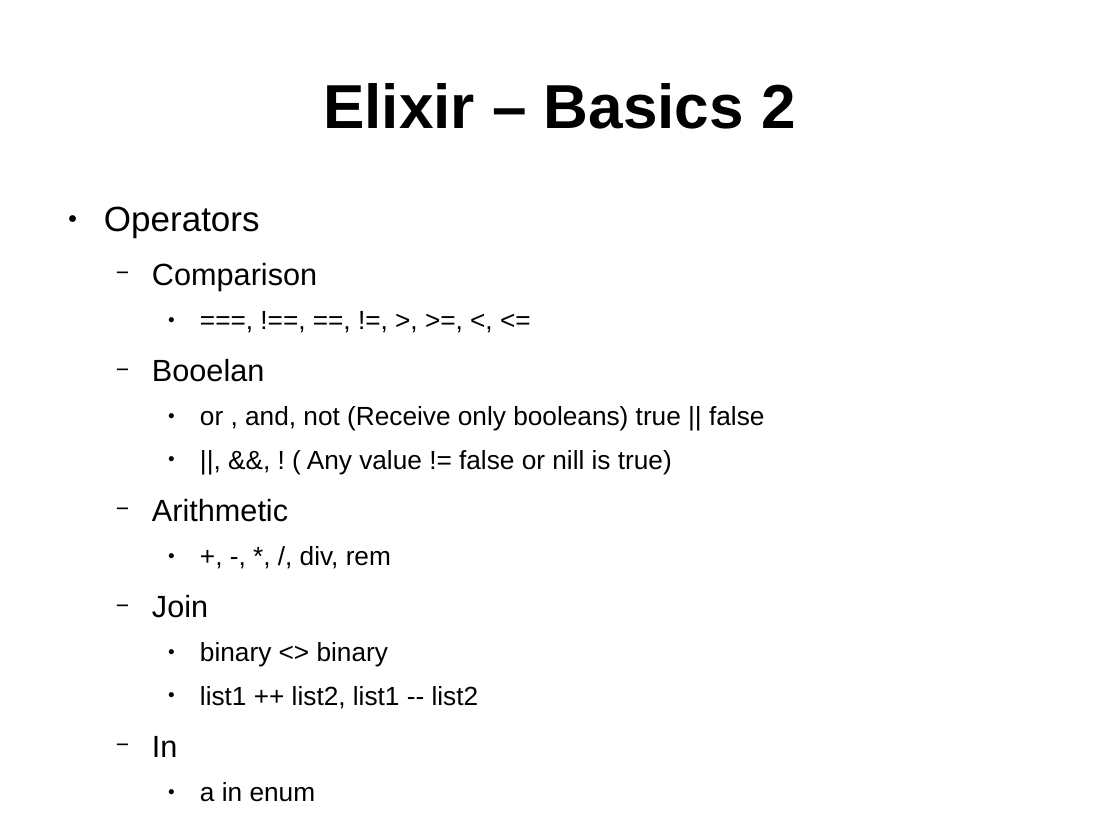
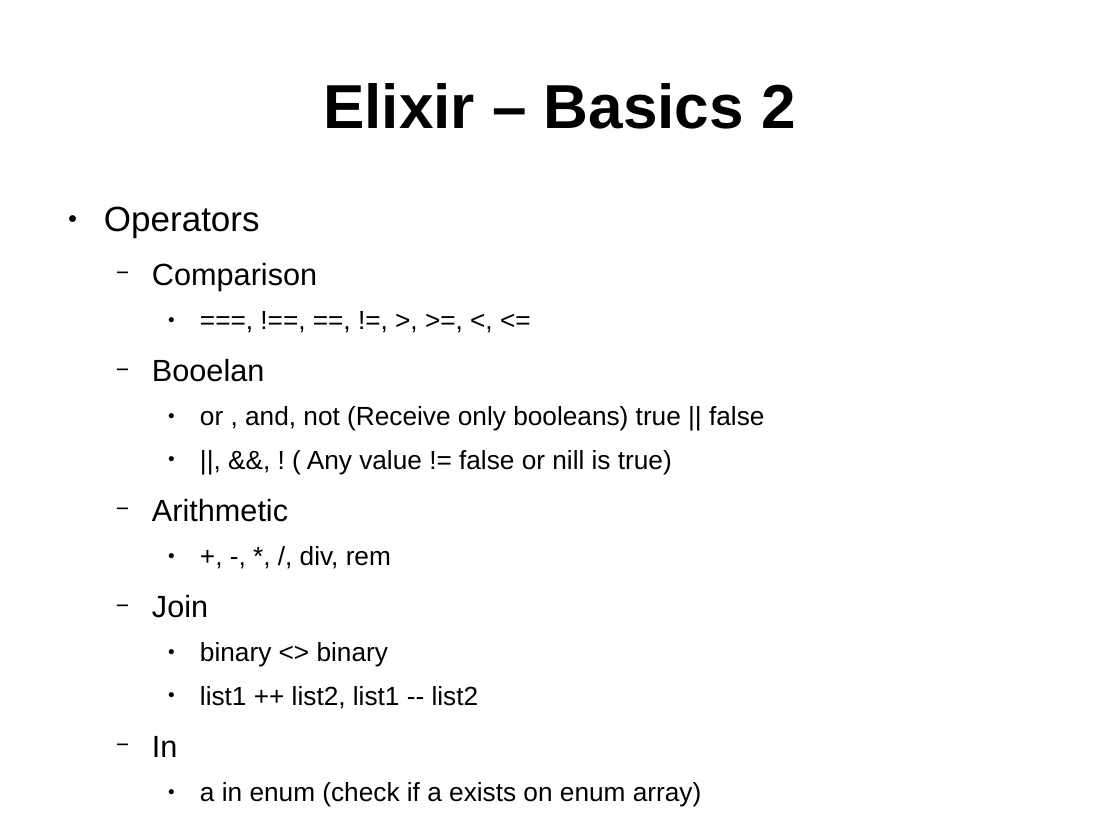
Before and after one commit to ramortegui/talks, a slide deck: slide 9 of elixir-basics.odp. Drawn at 1120x840 pixels with LibreOffice and Linux fonts; fonts in the diff are those of the drawing. Boxes give left, top, right and bottom in pixels: in the first picture for what was removed or moved away, otherwise in the second. Text is boxed around its words. In the diff, an @@ line names an element or a change of style, - is before the commit and + after.

```diff
--- a/elixir-basics.odp
+++ b/elixir-basics.odp
@@ text at [200, 782, 701, 807]: text changed @@
-    ● a in enum
+    ● a in enum (check if a exists on enum array)
```
Also in this commit, not shown: 7 other slides changed.
